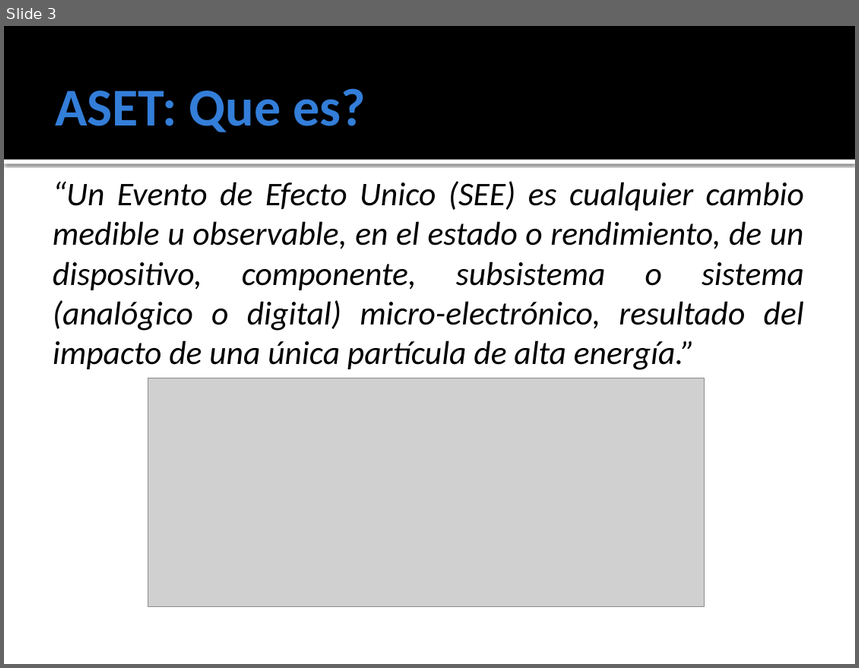
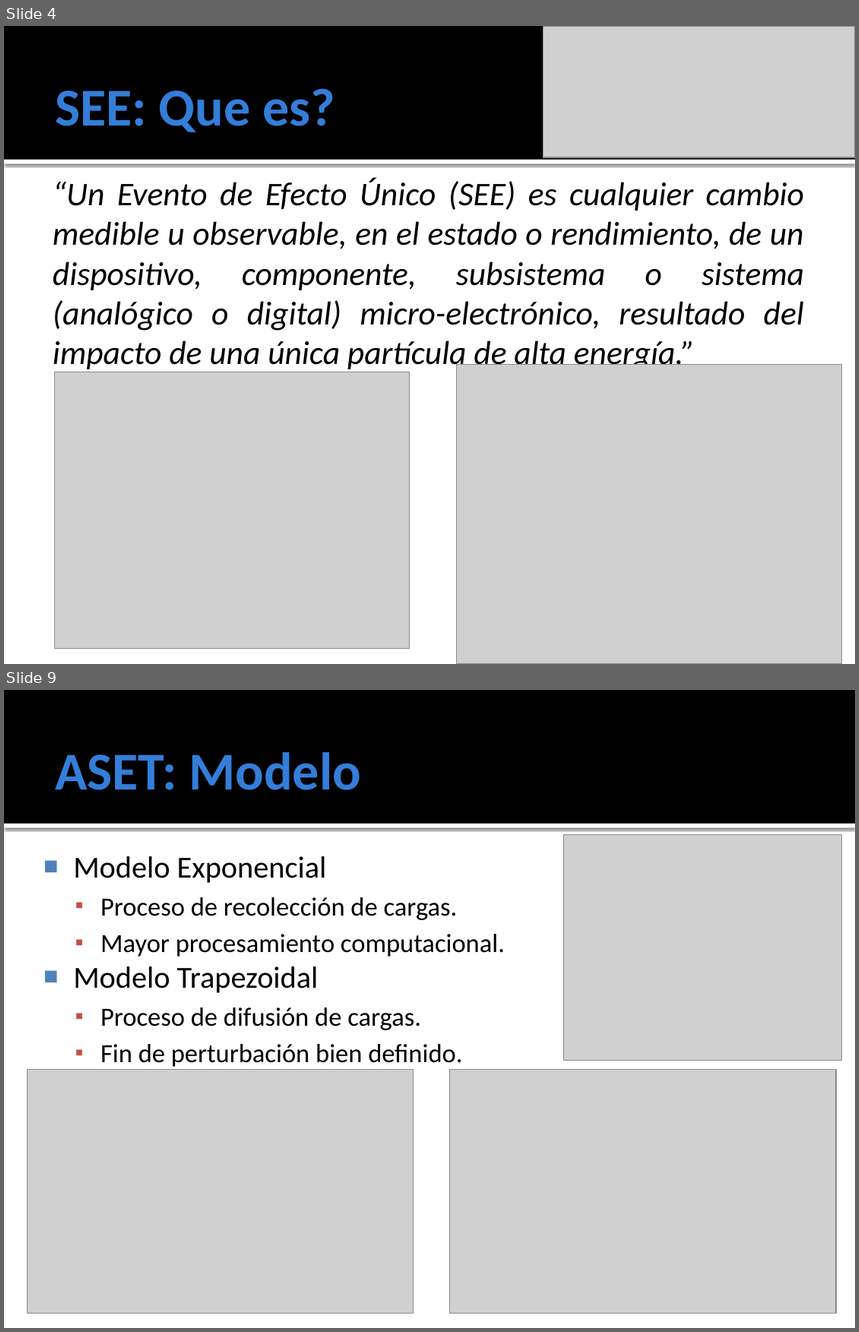
Before and after one commit to ginotkj/fiocs, a slide deck: Documentation/Documentacion/PRESENTACION.pptx. Shown one above the other, each under a label of ours: slide 3 before the commit, slides 4 and 9 after it; the slides between them are not shown. The pictures are 859x668 and 859x1332 pixels, drawn with LibreOffice and Linux fonts; fonts in the diff are those of the drawing; grey boxes stand for pictures. Boxes give left, top, right and bottom in pixels: in the first picture for what was removed or moved away, otherwise in the second. Text is boxed around its words. In the diff, an @@ line names an element or a change of style, - is before the commit and + after.

```diff
--- a/Documentation/Documentacion/PRESENTACION.pptx
+++ b/Documentation/Documentacion/PRESENTACION.pptx
@@ slide 9 added at [4, 690, 855, 1328], background #FFFFFF; not listed: 2 template elements that a slide beside it also shows @@
@@ title added at [55, 752, 361, 790], 45 pt, text #337ED9, bold @@
+ASET: Modelo
@@ picture added at [563, 834, 842, 1060] @@
@@ text added at [73, 856, 505, 1067], 22.2 pt, text #000000 @@
+■ Modelo Exponencial
+  ▪ Proceso de recolección de cargas.
+  ▪ Mayor procesamiento computacional.
+■ Modelo Trapezoidal
+  ▪ Proceso de difusión de cargas.
+  ▪ Fin de perturbación bien definido.
@@ picture added at [28, 1070, 414, 1314] @@
@@ picture added at [450, 1070, 836, 1314] @@
@@ what was slide 3 is now slide 4 @@
@@ slide 4 changed as well @@
@@ picture added at [544, 26, 855, 158] @@
@@ title at [55, 88, 335, 132]: text changed @@
-ASET: Que es?
+SEE: Que es?
@@ text at [53, 178, 804, 373]: text changed @@
-“Un Evento de Efecto Unico (SEE) es cualquier cambio medible u observable, en el estado o rendimiento, de un dispositivo, componente, subsistema o sistema (analógico o digital) micro-electrónico, resultado del impacto de una única partícula de alta energía.”
+“Un Evento de Efecto Único (SEE) es cualquier cambio medible u observable, en el estado o rendimiento, de un dispositivo, componente, subsistema o sistema (analógico o digital) micro-electrónico, resultado del impacto de una única partícula de alta energía.”
@@ picture added at [456, 365, 842, 664] @@
@@ picture added at [54, 372, 409, 648] @@
@@ picture removed at [148, 379, 705, 607] @@
```
Also in this commit, not shown: 4 other slides changed, 9 other slides added, 10 slides removed.
